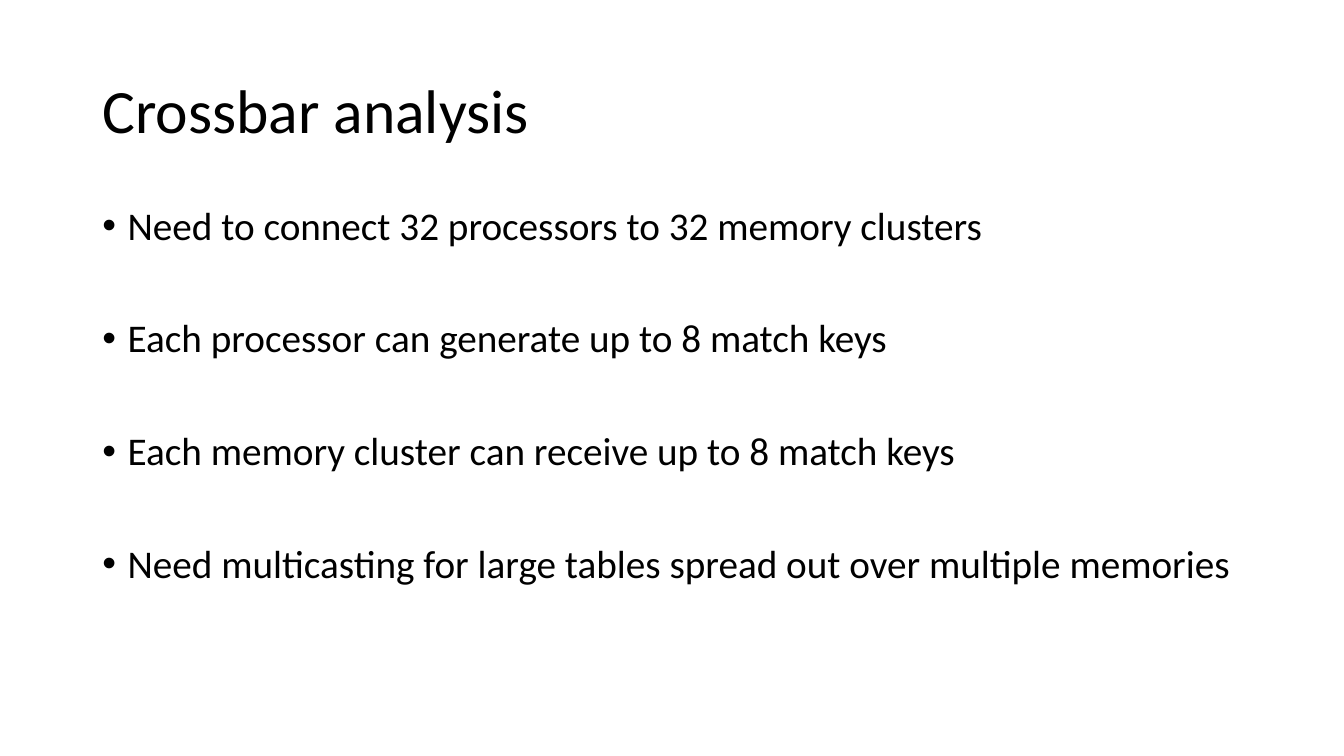
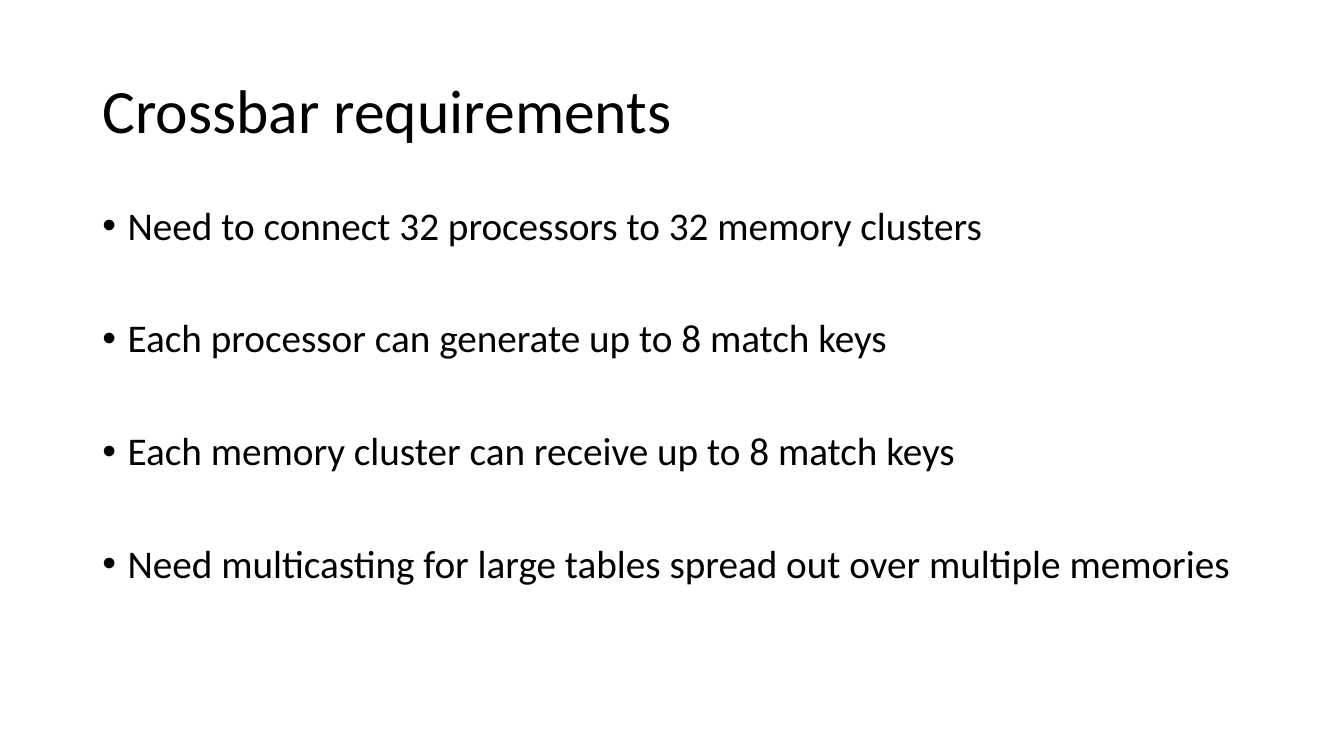
Before and after one commit to anirudhSK/drmt_talk, a slide deck: slide 34 of drmt.pptx. Drawn at 1344x756 pixels with LibreOffice and Linux fonts; fonts in the diff are those of the drawing. Boxes give left, top, right and bottom in pixels: in the first picture for what was removed or moved away, otherwise in the second. Text is boxed around its words. In the diff, an @@ line names an element or a change of style, - is before the commit and + after.

```diff
--- a/drmt.pptx
+++ b/drmt.pptx
@@ title at (102,90,672,143): text changed @@
-Crossbar analysis
+Crossbar requirements
```
Also in this commit, not shown: 1 other slide changed.
